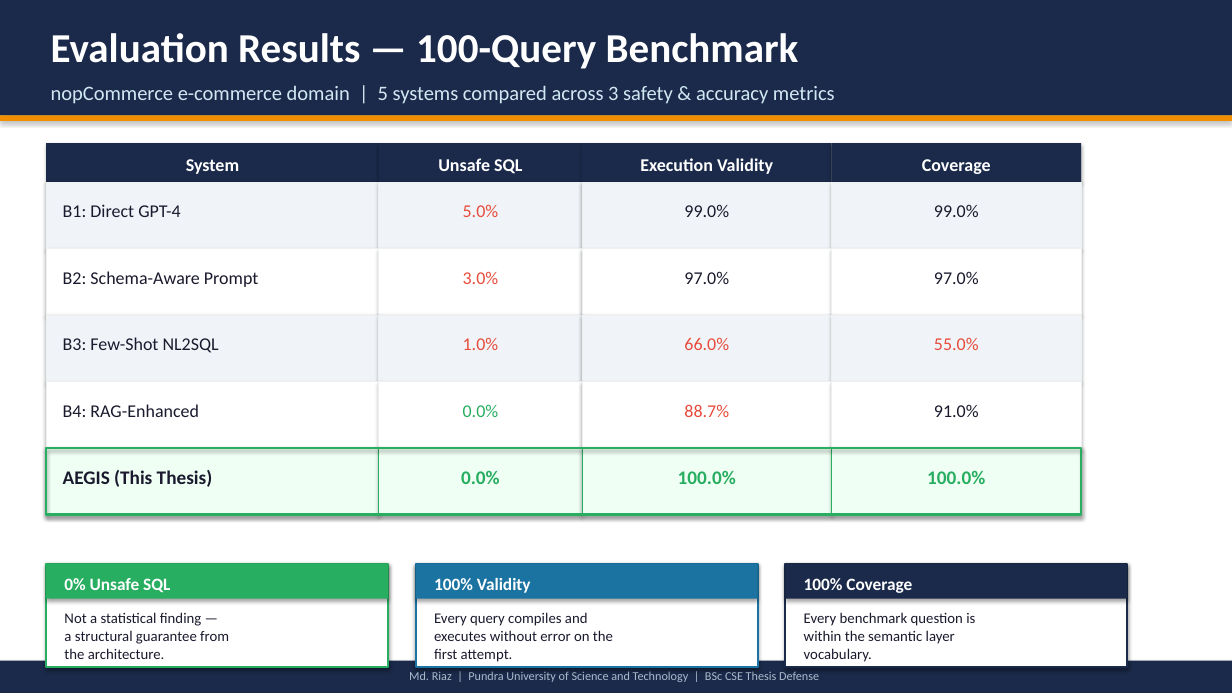
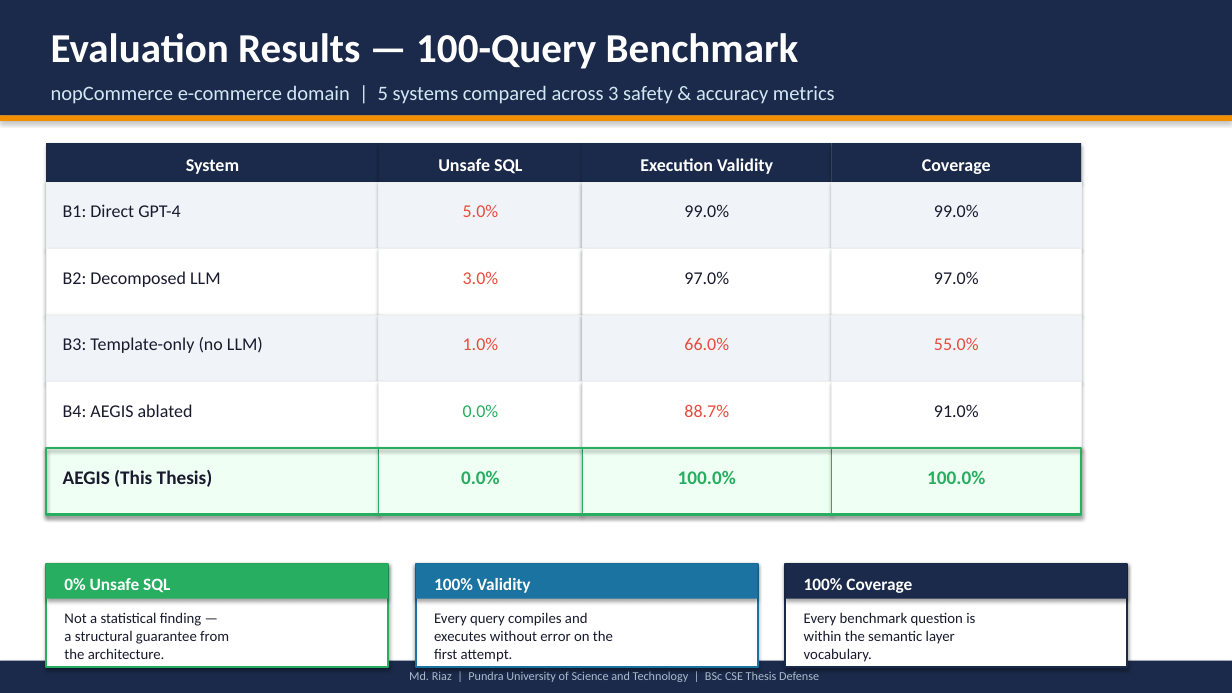
Before and after one commit to md-riaz/AEGIS-Research, a slide deck: slide 14 of docs/AEGIS_Thesis_Defense.pptx (slide 13 before the commit). Drawn at 1232x693 pixels with LibreOffice and Linux fonts; fonts in the diff are those of the drawing. Boxes give left, top, right and bottom in pixels: in the first picture for what was removed or moved away, otherwise in the second. Text is boxed around its words. In the diff, an @@ line names an element or a change of style, - is before the commit and + after.

```diff
--- a/docs/AEGIS_Thesis_Defense.pptx
+++ b/docs/AEGIS_Thesis_Defense.pptx
@@ text at (63,271,220,287): text changed @@
-B2: Schema-Aware Prompt
+B2: Decomposed LLM
@@ text at (63,337,263,353): text changed @@
-B3: Few-Shot NL2SQL
+B3: Template-only (no LLM)
@@ text at (63,404,193,417): text changed @@
-B4: RAG-Enhanced
+B4: AEGIS ablated
```
Also in this commit, not shown: 5 other slides changed, 1 slide added, 5 other files.
